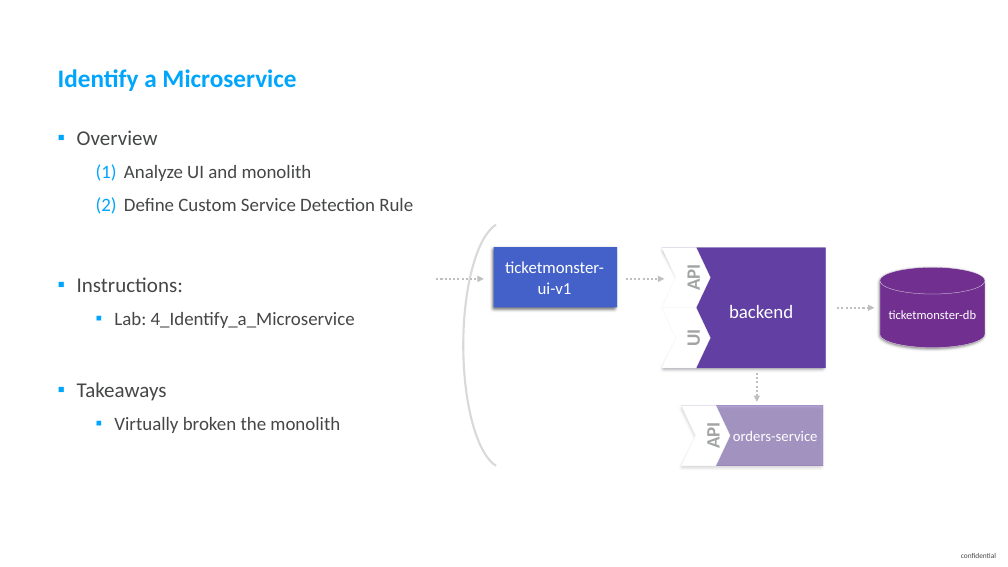
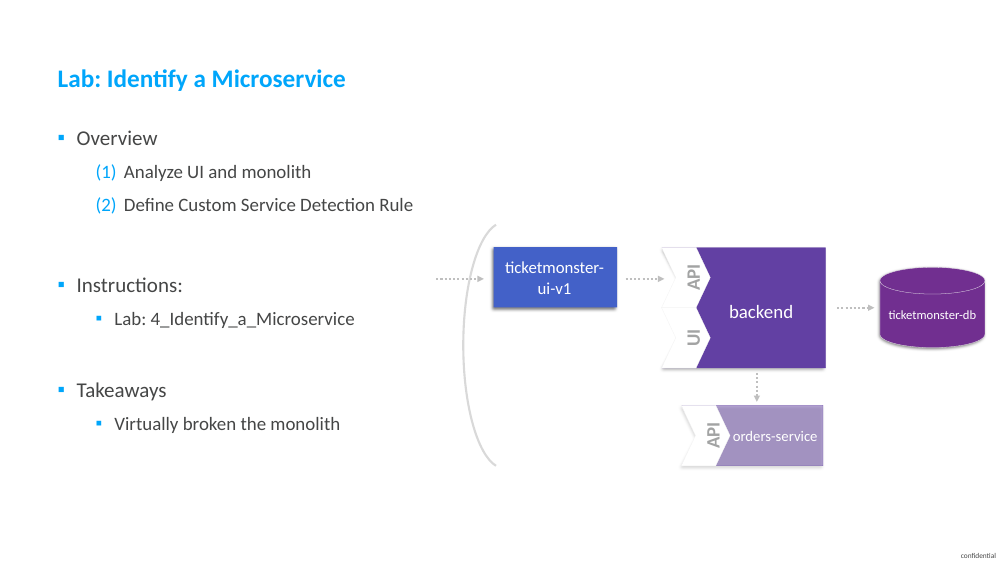
Before and after one commit to thiagobien/ACL, a slide deck: slide 16 of workshop/03_Monolith_to_Microservices/ACMWorkshop_Monolith_to_Microservices.pptx. Drawn at 1008x567 pixels with LibreOffice and Linux fonts; fonts in the diff are those of the drawing. Boxes give left, top, right and bottom in pixels: in the first picture for what was removed or moved away, otherwise in the second. Text is boxed around its words. In the diff, an @@ line names an element or a change of style, - is before the commit and + after.

```diff
--- a/workshop/03_Monolith_to_Microservices/ACMWorkshop_Monolith_to_Microservices.pptx
+++ b/workshop/03_Monolith_to_Microservices/ACMWorkshop_Monolith_to_Microservices.pptx
@@ title at <box>58,69,346,91</box>: text changed @@
-Identify a Microservice
+Lab: Identify a Microservice
```
Also in this commit, not shown: 11 other slides changed, 2 slides added, 2 slides removed, 13 other files.
